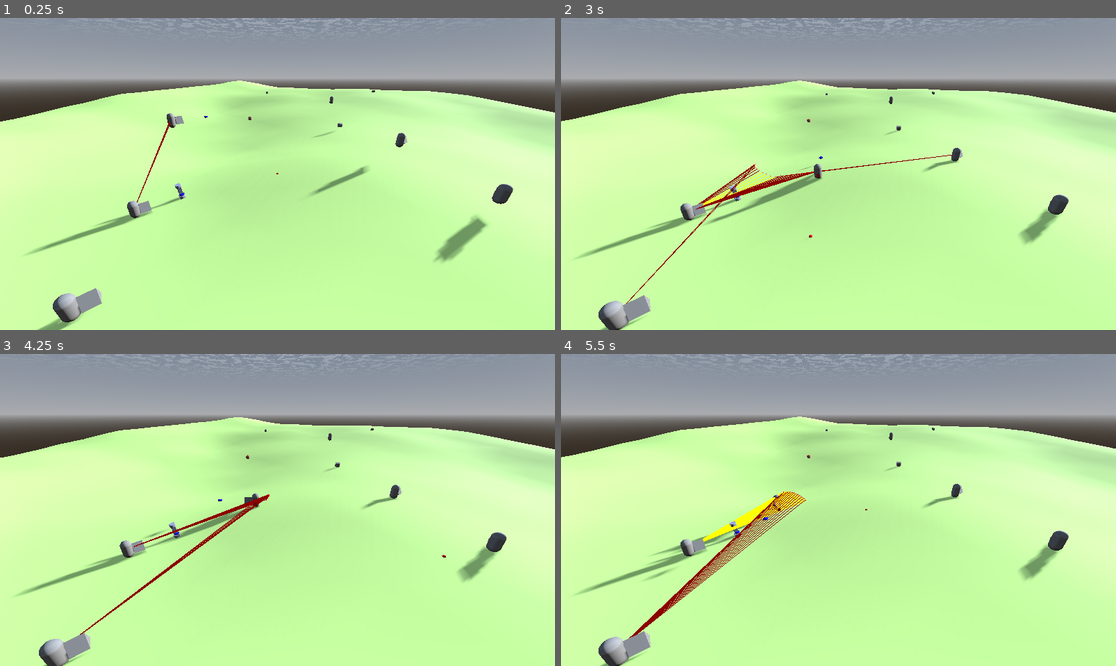
Above: before the commit, frames 1-4 (two rows, left to right).
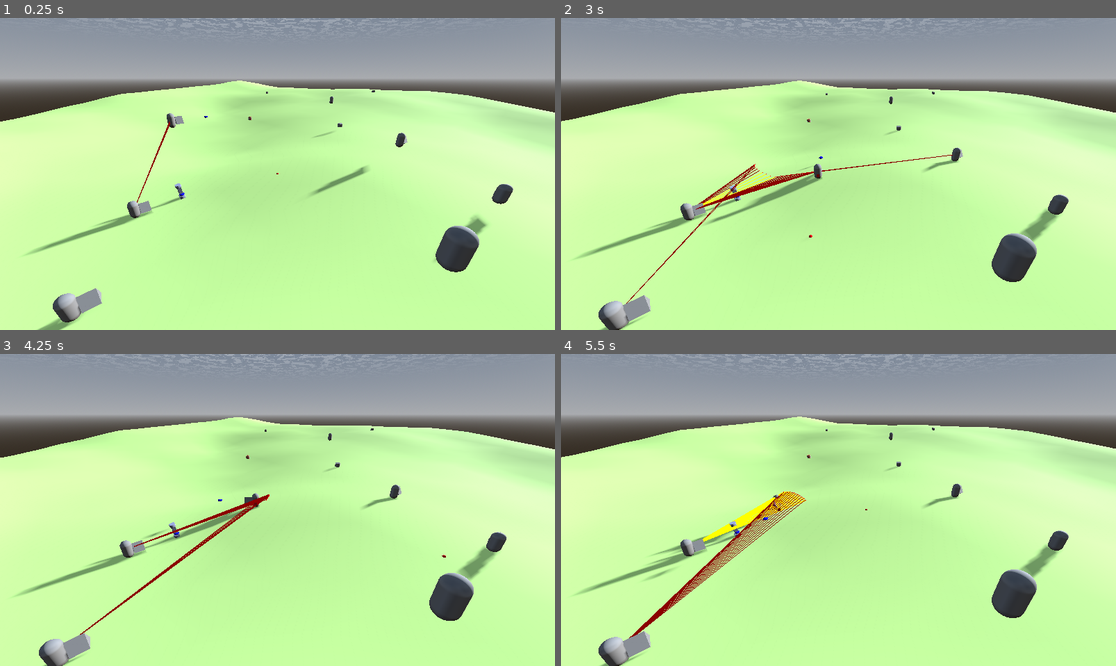
Above: after the commit, the same moments.

Repository: 6ixpoolgames/ProjectVibe
Game: Godot game, scene res://root.tscn
Same seed, same stepped clock (60 frames per second), same inputs: the game is played once before the commit and once after it.
Inputs (mouse positions are in pixels of both pictures, inside the frame that each line leads up to):
- Up to frame 1 (0.25 s): no input
- Up to frame 2 (3 s): tap Enter at 0.5 s; move the mouse to (960, 158) at 0.52 s; hold D (move_right) 0.53-1.28 s; click (960, 158) at 0.6 s; tap Space (move_jump) at 0.77, 1.52 s; move the mouse to (727, 189) at 1.27 s; hold S (move_backward) 1.28-2.03 s; tap Middle mouse button (middleMouse_button) at 1.35 s; move the mouse to (894, 105) at 2.02 s; hold D (move_right) 2.03-2.78 s; hold Shift (move_sprint) 2.03-2.78 s; move the mouse to (810, 236) at 2.77 s; hold W (move_forward) from 2.78 s (still down); right-click (810, 236) at 2.85 s
- Up to frame 3 (4.25 s): tap Space (move_jump) at 3.02, 3.77 s; move the mouse to (444, 556) at 3.52 s; release W (move_forward) at 3.53 s; hold A (move_left) from 3.53 s (still down); tap Mouse wheel down (scrollWheel_down) at 3.6 s
- Up to frame 4 (5.5 s): move the mouse to (672, 463) at 4.27 s; tap Mouse wheel up (scrollWheel_up) at 4.35 s; tap Space (move_jump) at 4.52 s; move the mouse to (866, 510) at 5.02 s; release A (move_left) at 5.03 s; hold S (move_backward) from 5.03 s (still down); tap 1 at 5.1 s

The runs differ from the first frame. In frame 1, 0.8% of the frame differs, in the area x 78-87%, y 66-82%; in frame 2, 0.9%, in the area x 77-86%, y 69-85%; in frame 3, 0.9%; in frame 4, 0.9%.
Error in both runs: Invalid access to property or key 'AIController' on a base object of type 'Nil'. (res://BaseBhv_RandomWalk.gd:19)

Commit message:
merge confliiicts!

Diff:
--- a/BaseBhv_RandomWalk.gd
+++ b/BaseBhv_RandomWalk.gd
@@ -27,11 +27,16 @@
 				isWandering = false
 				pause_random_duration()
 func enter_state()->void:
+	print(Pawn," entered random walk behavior")
 	if !Pawn:
 		Pawn = BehaviourManager.AICore.Pawn
-	set_physics_process(true)
+	if Pawn.controllerManager:
+		print("has controller manager")
+		if Pawn.controllerManager.AIController:
+			print("has AI controller")
+			set_physics_process(true)
 	#BehaviourManager.isRunningBehaviour = true
-	print(Pawn," entered random walk behavior")
+
 
 func exit_state()->void:
 	if Pawn.controllerManager.AIController:
@@ -63,9 +68,9 @@
 var isPausing:bool = false
 @export var minPauseDurr: float = 5
 @export var maxPauseDurr: float = 15
-func pause_random_duration(min:float = minPauseDurr, max:float = maxPauseDurr)->bool:
+func pause_random_duration(minDurr:float = minPauseDurr, maxDurr:float = maxPauseDurr)->bool:
 	if !timerDone and !timerDoneName == &"pauseRandom":
-		var pauseTime = randf_range(min,max)
+		var pauseTime = randf_range(minDurr,maxDurr)
 		timer_start(pauseTime,&"pauseRandom")
 		isPausing = true
 		return isPausing
@@ -83,14 +88,14 @@
 var timerDone: bool = false
 var timerDoneName: StringName = &""
 func timer_finished(method:StringName = methodName):
-	if methodName == &"pauseRandom":
+	if method == &"pauseRandom":
 		pause_random_duration()
-	print("timer finished! ", methodName)
+	print("timer finished! ", method)
 	methodName = &""
 
 
 var timerActive:= false
-var timerDurr:= -1
+var timerDurr:float = -1
 func delta_timer(delta:float):
 	if timerActive and methodName != &"":
 		timerDurr -= delta
--- a/assets/scripts/Character Pawn/AI Core Components/AICoreComponent.gd
+++ b/assets/scripts/Character Pawn/AI Core Components/AICoreComponent.gd
@@ -81,7 +81,7 @@
 func should_poll_group()->int:
 	if useGlobalPollingFrame:
 		pollingGroupActive = GlobalAICoordinator.get_polling_frame()
-		print("[AI Core polling] polling frame is: ", pollingGroupActive)
+		print("[AI Core polling] polling frame is: ", pollingGroupActive, " ", Pawn)
 		return pollingGroupActive
 	pollingGroupActive += 1
 	if pollingGroupActive > polling_freq_frame_count:
--- a/assets/scripts/Character Pawn/Controller Components/AIControllerBase.gd
+++ b/assets/scripts/Character Pawn/Controller Components/AIControllerBase.gd
@@ -4,6 +4,8 @@
 
 func _enter_tree() -> void:
 	super()
+	if controllerManager.AIController != null:
+		controllerManager.AIController = self
 	create_nav_agent(true)
 
 func _ready() -> void:
--- a/assets/scripts/Character Pawn/Controller Components/MovementControllerManager.gd
+++ b/assets/scripts/Character Pawn/Controller Components/MovementControllerManager.gd
@@ -35,7 +35,7 @@
 	for c in children:
 		if c is ControllerComponentBase:
 			controllersAttached.append(c)
-	#print(controllersAttached)
+	print(Pawn, " &&&& ",controllersAttached)
 
 ##test function that creates player controllers for the movement controller
 func init_controllers(addPC:bool = addPlayerController, addCC:bool = addClickController, addAI: = hasAIController)->void:
--- a/root.tscn
+++ b/root.tscn
@@ -89,6 +89,10 @@
 click_move_controller = true
 AI_movement_controller = false
 metadata/_custom_type_script = "uid://dtmq3hf7dgjx3"
+
+[sub_resource type="CapsuleShape3D" id="CapsuleShape3D_qwhpj"]
+
+[sub_resource type="CapsuleMesh" id="CapsuleMesh_qt76e"]
 
 [node name="root" type="Node3D"]
 
@@ -311,6 +315,18 @@
 [node name="testPawn2" parent="." instance=ExtResource("4_jnlp7")]
 transform = Transform3D(1, 0, 0, 0, 1, 0, 0, 0, 1, -14.5989, -7.66872, 14.0209)
 
+[node name="CharacterBody3D2" type="CharacterBody3D" parent="."]
+
+[node name="CollisionShape3D" type="CollisionShape3D" parent="CharacterBody3D2"]
+shape = SubResource("CapsuleShape3D_qwhpj")
+
+[node name="MeshInstance3D" type="MeshInstance3D" parent="CharacterBody3D2/CollisionShape3D"]
+mesh = SubResource("CapsuleMesh_qt76e")
+skeleton = NodePath("../../Node3D")
+
+[node name="Node3D" type="Node3D" parent="CharacterBody3D2"]
+
 [editable path="NavigationRegion3D/ProcGenTile"]
 [editable path="HeroPawn"]
 [editable path="testPawn1"]
+[editable path="testPawn3"]
Not shown: 5 places in root.tscn that only renumber resources
